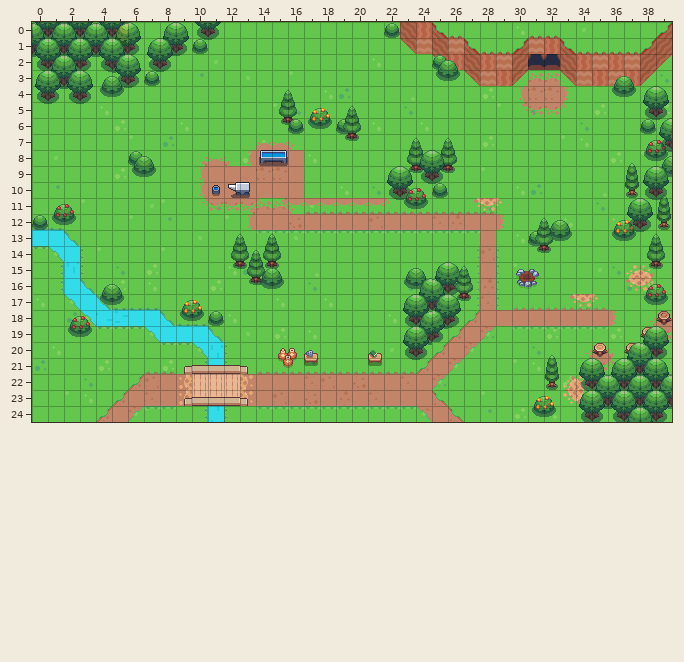
Tiled map -- Content/Maps/Map_Test.tmx. This is how it looked before the edit.
Cells are 16x16 px. Shown: x 0..39, y 0..24.
After the commit:
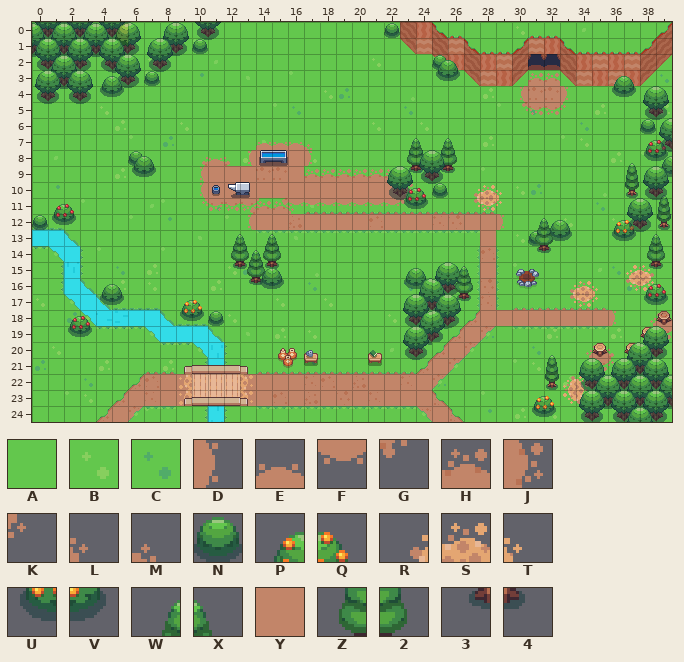
Key: from "spr_tileset_sunnysideworld_16p": A 66, B 130, C 133, D 143, E 143 turned 270, F 143 turned 90, G 205 turned 270, H 206 flipped up-down, J 206 turned 270, K 207, L 207 flipped up-down, M 207 turned 270, N 307, P 369, Q 370, R 397 flipped up-down, S 398 flipped up-down, T 399 flipped up-down, U 433, V 434, W 435, X 436, Y 460, Z 499, 2 500, 3 563, 4 564.
_ is an empty cell.
The author wrote: Added more scenery and berries
Change:
Layer "ground":
y 10: x 17..22 AABACA -> YYYYYY
Layer "ground_above":
y 7: x 16..17 L_ -> EM
y 8: x 17 _ -> D
y 9: x 17..22 ______ -> HHHHHH
y 10: x 23 _ -> J; x 27..29 ___ -> RST
y 11: x 22..23 K_ -> FG
y 16: x 33..35 ___ -> RST
Layer "scenery_below":
y 6: x 19 N -> _
Layer "scenery":
y 4: x 15..16 WX -> __
y 5: x 15..20 Z2PQWX -> ______
y 6: x 15..20 34UVZ2 -> ______
y 7: x 19..20 34 -> __
Layer "scenery_above":
y 6: x 16 N -> _
